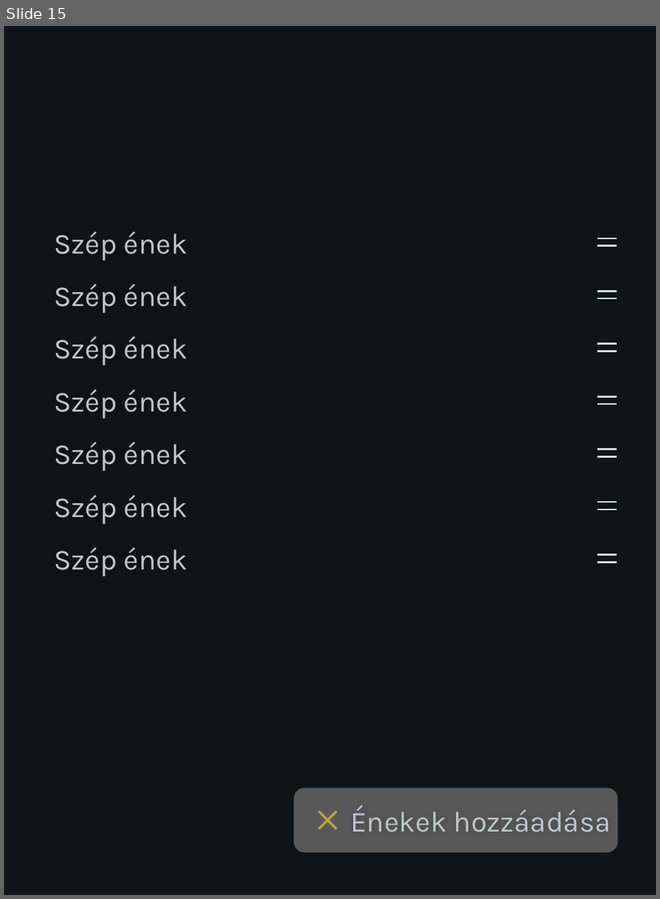
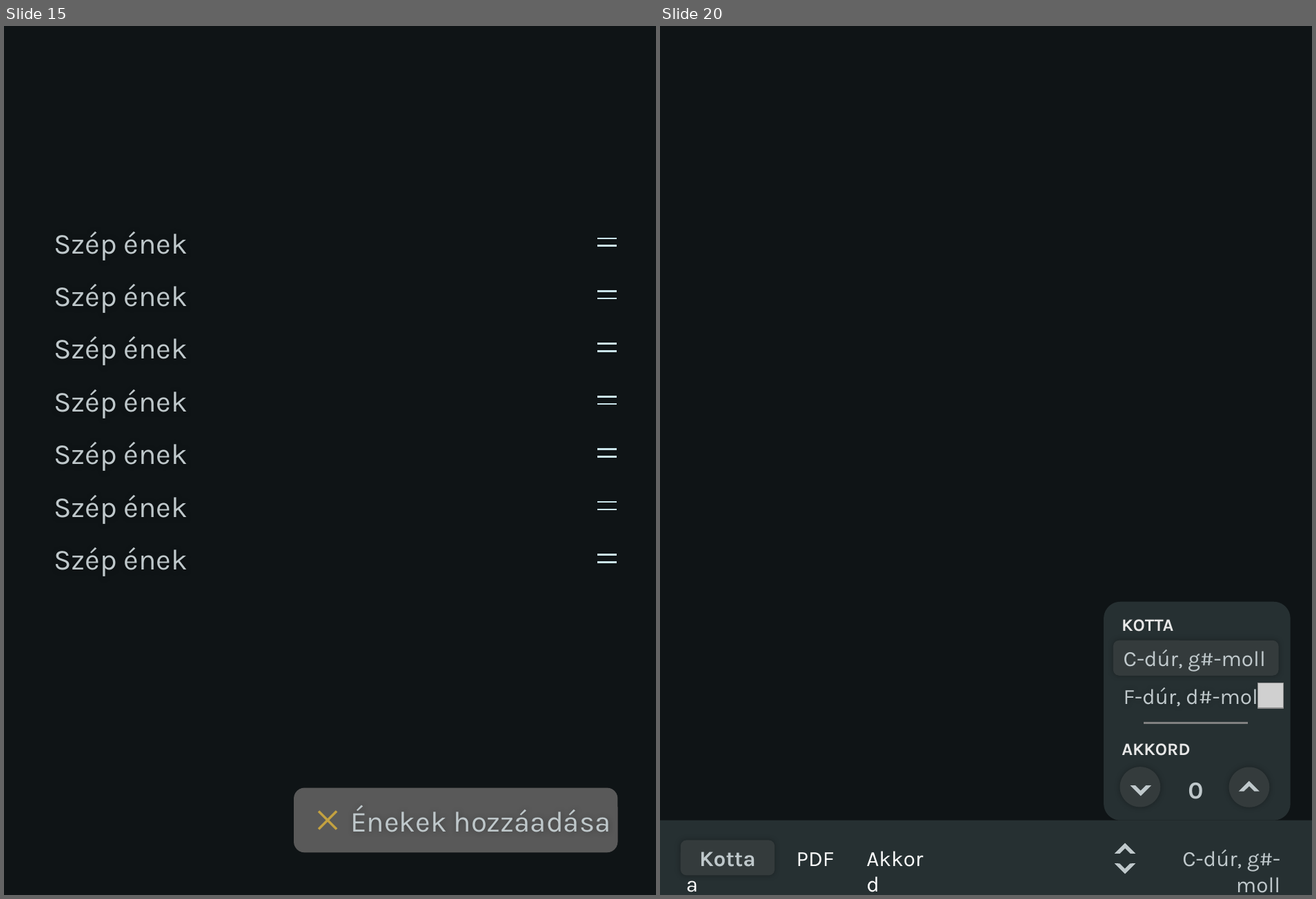
Before and after one commit to reformatus/lyric, a slide deck: Tervek/ui-terv.pptx. Shown side by side, each under a label of ours: slide 15 before the commit, slides 15 and 20 after it; the slides between them are not shown. The pictures are 660x899 and 1316x899 pixels, drawn with LibreOffice and Linux fonts; fonts in the diff are those of the drawing; grey boxes stand for pictures. Boxes give left, top, right and bottom in pixels: in the first picture for what was removed or moved away, otherwise in the second. Text is boxed around its words. In the diff, an @@ line names an element or a change of style, - is before the commit and + after.

```diff
--- a/Tervek/ui-terv.pptx
+++ b/Tervek/ui-terv.pptx
@@ slide 20 added at (660,26,1312,895), background #0F1416 @@
@@ rounded rectangle added at (1104,602,1291,822), fill #263032 @@
@@ text added at (1122,619,1173,632), 18 pt, text #E8E8E8, bold, small capitals @@
+kotta
@@ rounded rectangle added at (1113,641,1278,676), fill #343B3C, 18 pt, text #BFC8CB @@
+C-dúr, g#-moll
@@ rounded rectangle added at (1113,678,1278,714), 18 pt, text #BFC8CB @@
+F-dúr, d#-moll
@@ picture added at (1258,684,1283,708) @@
@@ line added from (1144, 724) to (1249, 724), #808080 1.5 pt @@
@@ text added at (1113,730,1209,765), 18 pt, text #E8E8E8, bold, small capitals @@
+akkord
@@ text added at (1122,744,1190,756), 18 pt, text #FFFFFF @@
+Akkord
@@ rounded rectangle added at (1120,768,1161,808), fill #343B3C @@
@@ rounded rectangle added at (1229,768,1269,808), fill #343B3C @@
@@ half frame added at (1130,775,1151,796), fill #BFC8CB @@
@@ text added at (1188,783,1203,799), 20 pt, text #BFC8CB, bold @@
+0
@@ half frame added at (1239,781,1260,802), fill #BFC8CB @@
@@ rectangle added at (660,821,1312,895), fill #263032 @@
@@ rounded rectangle added at (681,841,775,876), fill #343B3C, 18 pt, text #BFC8CB, bold @@
+Kotta
@@ text added at (699,852,756,867), 18 pt, text #FFFFFF @@
+Kotta
@@ text added at (797,853,835,866), 18 pt, text #FFFFFF @@
+PDF
@@ half frame added at (1114,844,1135,864), fill #BFC8CB @@
@@ half frame added at (1114,853,1135,874), fill #BFC8CB @@
@@ text added at (1182,850,1280,893), 18 pt, text #BFC8CB @@
+C-dúr, g#-moll
```
Also in this commit, not shown: 5 other slides added.
